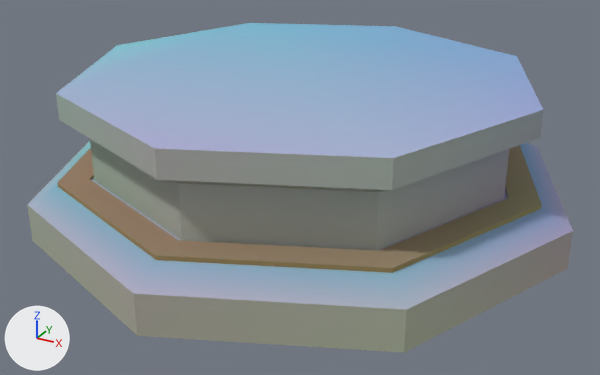
Before and after pictures for a commit that changed the glTF model assets/kit/watcher_base.glb.
Before and after are seen from a camera (50 mm lens) standing at (0.891, -1.635, 0.869) and looking at (0.014, -0.041, 0.072). The lights are fixed; the arrows at lower left show +X, +Y and +Z. The picture after the commit comes second. Vertices at exactly the same position are counted once.

The first picture shows 'watcher_base', 'watcher_ring'.
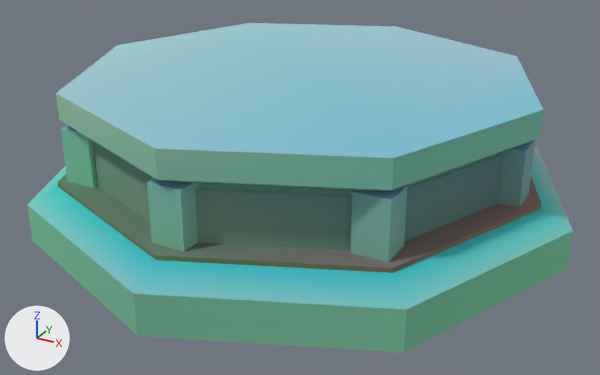
What changed in the scene script:
```text
Add mat_m_stone_dark:
    mat_m_stone_dark = bpy.data.materials.new('M_stone_dark')
    # nodes: BsdfPrincipled, Mix, OutputMaterial, VertexColor
    # colours: grey #b3afaa, mixed with the vertex colours
Change me_watcher_base:
    where me_watcher_base.from_pydata(...)  # 56 vertices, 108 faces; spans x -0.64..0.64, y -0.64..0.64, z 0.0..0.34
    used by ob_watcher_base; location = (0.0, 0.0, 0.0)
    me_watcher_base part 1: 26 faces centred in x -0.496..0.551, y -0.551..0.551, z 0.103..0.34 are repainted in the vertex colours; the middle colour goes from blue #97c5f0 to cyan #86ddf0
    me_watcher_base part 2: 36 faces centred in x -0.515..0.578, y -0.578..0.515, z 0.0..0.32 are repainted in the vertex colours; the middle colour goes from light grey #bbc7c2 to green #86dcc2
    me_watcher_base part 3: 18 faces centred in x -0.496..0.443, y -0.443..0.496, z 0.17..0.32 are repainted in the vertex colours; the middle colour goes from cyan #90c8cb to green #aee7cb
    me_watcher_base part 4: 12 faces centred in x -0.551..-0.115, y -0.247..0.532, z 0.103..0.34 are repainted in the vertex colours; the middle colour goes from cyan #88d6f0 to cyan #86eff0
Change me_watcher_ring:
    where me_watcher_ring.from_pydata(...)  # 32 vertices, 64 faces; spans x -0.57..0.57, y -0.57..0.57, z 0.09..0.135
    used by ob_watcher_ring; location = (0.0, 0.0, 0.0)
    me_watcher_ring part 5: 64 faces centred in x -0.514..0.514, y -0.514..0.514, z 0.09..0.135 are repainted in the vertex colours, in many colours
Add me_watcher_pilasters:
    me_watcher_pilasters.from_pydata(...)  # a box spanning x 0.457..0.533, y -0.038..0.038, z 0.13..0.26; a box spanning x 0.312..0.388, y 0.312..0.388, z 0.13..0.26; a box spanning x -0.038..0.038, y 0.457..0.533, z 0.13..0.26; a box spanning x -0.388..-0.312, y 0.312..0.388, z 0.13..0.26; a box spanning x -0.533..-0.457, y -0.038..0.038, z 0.13..0.26; a box spanning x -0.388..-0.312, y -0.388..-0.312, z 0.13..0.26; a box spanning x -0.038..0.038, y -0.533..-0.457, z 0.13..0.26; a box spanning x 0.312..0.388, y -0.388..-0.312, z 0.13..0.26
    me_watcher_pilasters.materials.append(mat_m_stone_trim)
Add me_watcher_core:
    me_watcher_core.from_pydata(...)  # 16 vertices, 16 faces; spans x -0.505..0.505, y -0.505..0.505, z 0.135..0.245
    me_watcher_core.materials.append(mat_m_stone_dark)
Add ob_watcher_pilasters:
    ob_watcher_pilasters = bpy.data.objects.new('watcher_pilasters', me_watcher_pilasters)
    ob_watcher_pilasters.location = (0.0, 0.0, 0.0)
Add ob_watcher_core:
    ob_watcher_core = bpy.data.objects.new('watcher_core', me_watcher_core)
    ob_watcher_core.location = (0.0, 0.0, 0.0)
```

Pixel boxes [x1, y1, x2, y2] of what changed, in the pictures (600 x 375 px):
'watcher_core', added
    after: [92, 140, 504, 250]
'watcher_pilasters', added (green)
    after: [61, 126, 535, 262]
part 1 of me_watcher_base, recoloured (blue to cyan)
    both: [27, 23, 573, 310]
part 2 of me_watcher_base, recoloured (light grey to green)
    both: [27, 110, 573, 353]
part 3 of me_watcher_base, recoloured
    both: [56, 94, 153, 148]
part 4 of me_watcher_base, recoloured
    before: [57, 23, 248, 181]
    after: [57, 23, 248, 93]
part 5 of me_watcher_ring, recoloured
    before: [58, 145, 542, 273]
    after: [58, 174, 542, 273]
